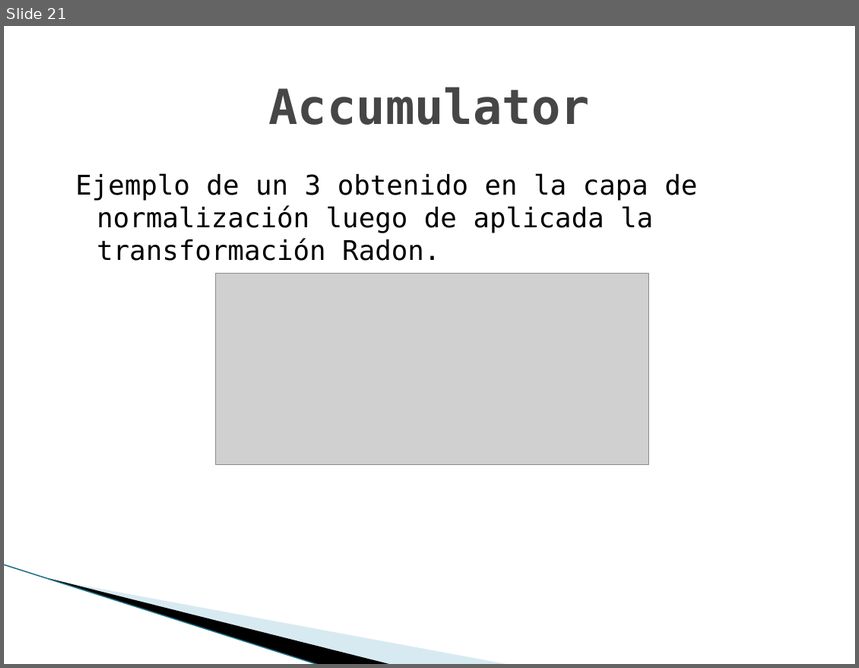
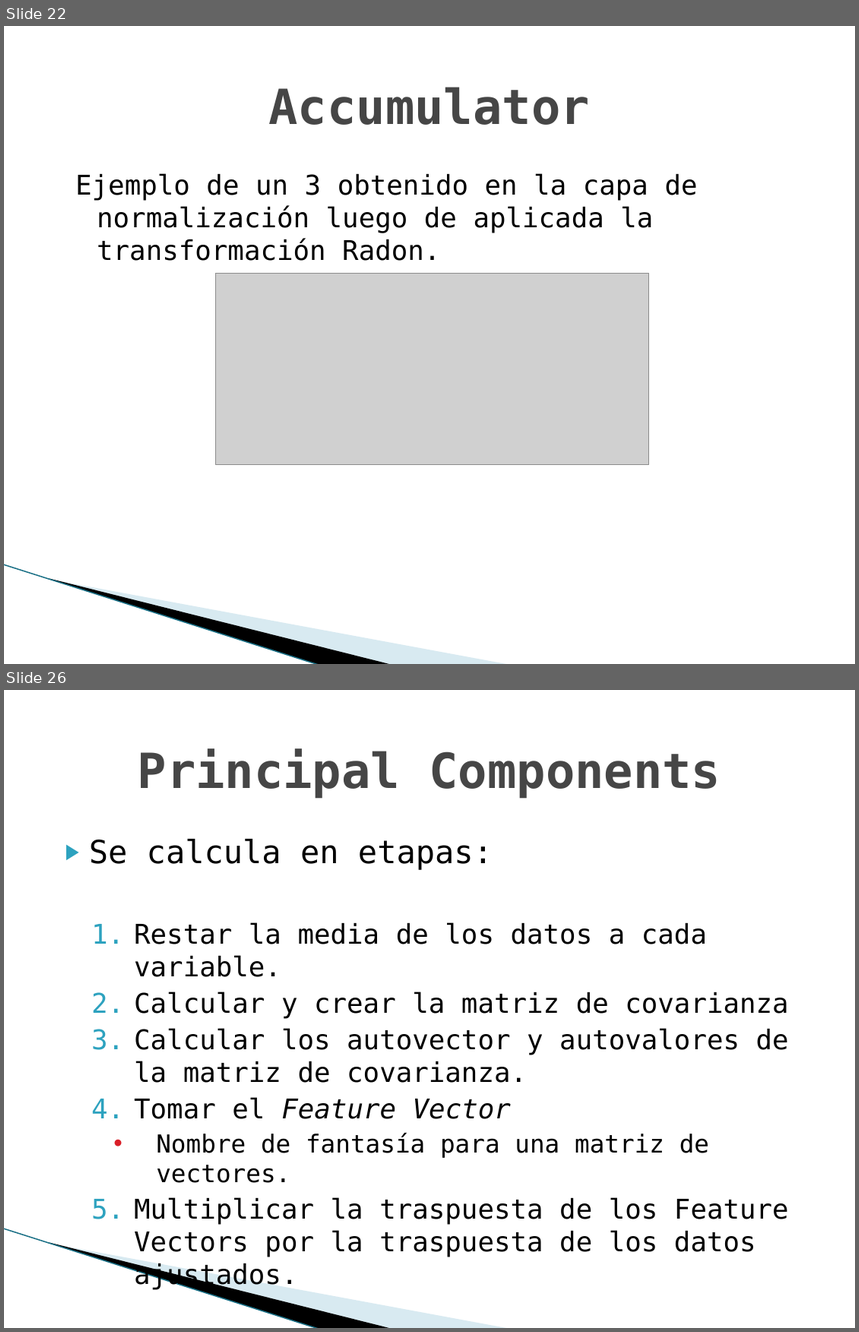
Before and after one commit to TechTinkerer42/TrabajosPracticos, a slide deck: doc/clase/presentacion.pptx. Shown one above the other, each under a label of ours: slide 21 before the commit, slides 22 and 26 after it; the slides between them are not shown. The pictures are 859x668 and 859x1332 pixels, drawn with LibreOffice and Linux fonts; fonts in the diff are those of the drawing; grey boxes stand for pictures; background and template pictures are left out. Boxes give left, top, right and bottom in pixels: in the first picture for what was removed or moved away, otherwise in the second. Text is boxed around its words. In the diff, an @@ line names an element or a change of style, - is before the commit and + after.

Commit message:
mas avanzes sobre la clase final para AA

```diff
--- a/doc/clase/presentacion.pptx
+++ b/doc/clase/presentacion.pptx
@@ slide 26 added at box(4, 690, 855, 1328), background #FFFFFF; not listed: 3 template elements that a slide beside it also shows @@
@@ title added at box(138, 749, 721, 798), 41 pt, text #464646, bold @@
+Principal Components
@@ text added at box(89, 839, 789, 1258), 23 pt, text #000000 @@
+▶ Se calcula en etapas:
+  1. Restar la media de los datos a cada variable.
+  2. Calcular y crear la matriz de covarianza
+  3. Calcular los autovector y autovalores de la matriz de covarianza.
+  4. Tomar el Feature Vector
+    • Nombre de fantasía para una matriz de vectores.
+  5. Multiplicar la traspuesta de los Feature Vectors por la traspuesta de los datos ajustados.
@@ what was slide 21 is now slide 22 @@
```
Also in this commit, not shown: 3 slides changed, 11 other slides added, 3 slides removed, 9 other files.
